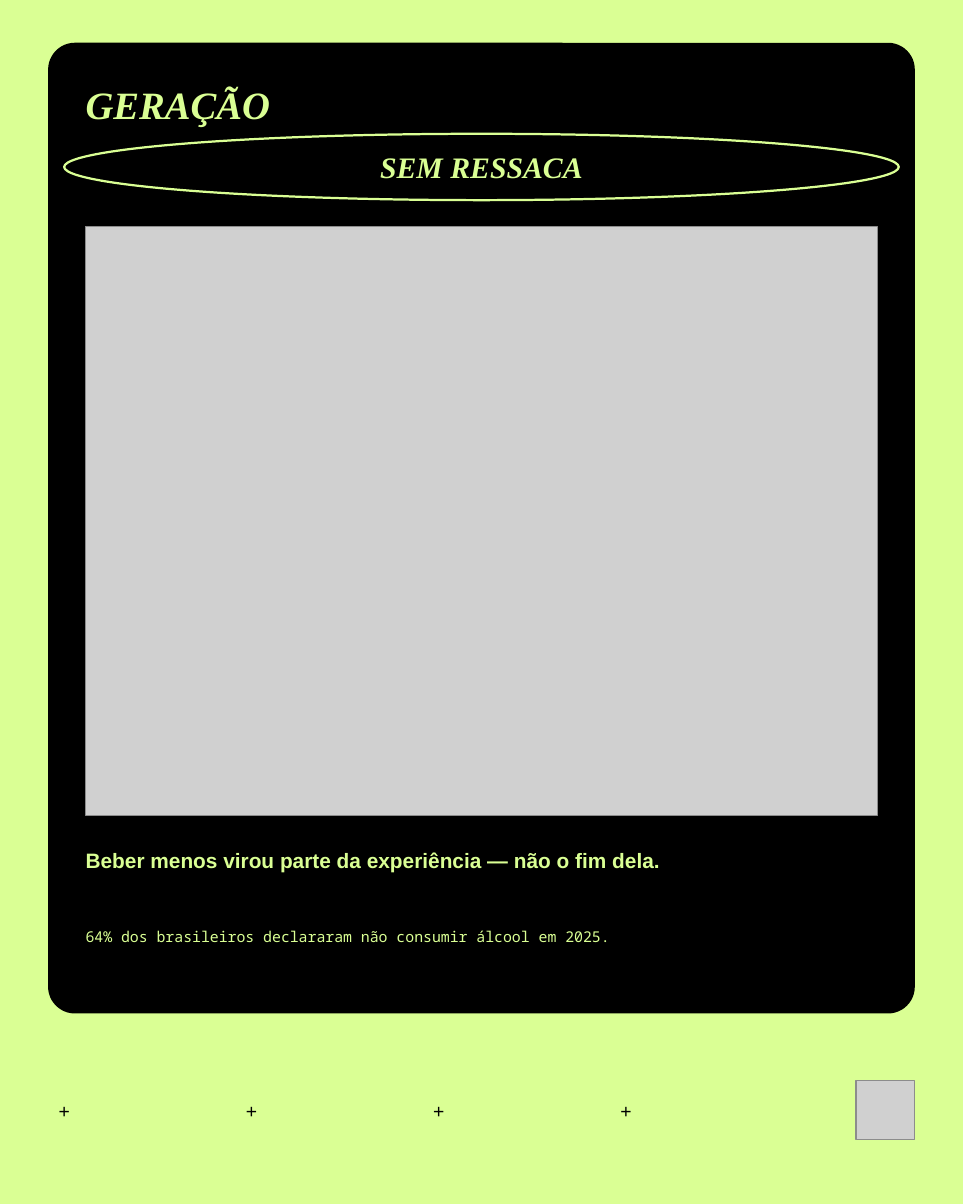
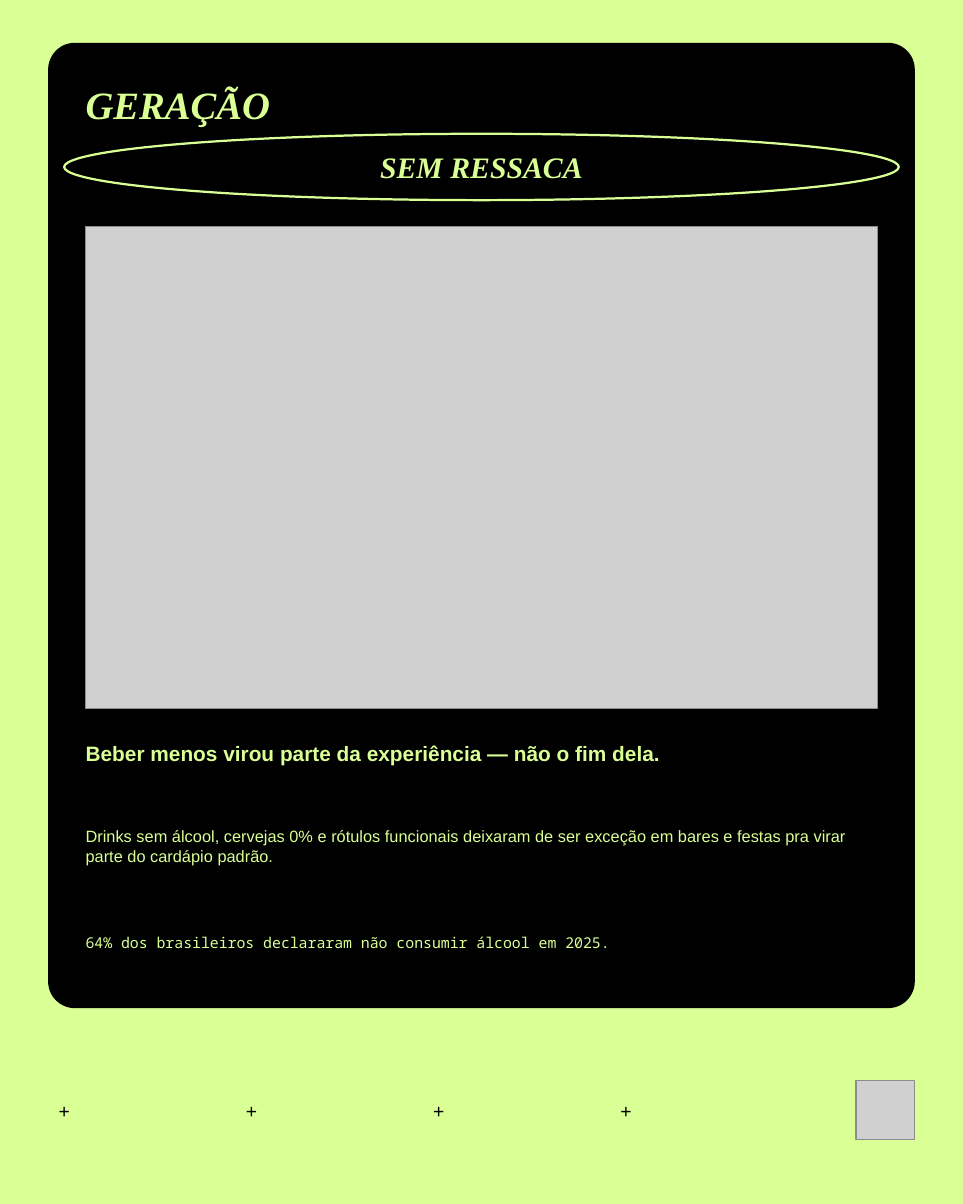
Before and after one commit to BiancaSchwanke/data-manipulation-exercises, a slide deck: slide 4 of entregas-agosto26/carrossel-instagram-agosto26.pptx. Drawn at 963x1204 pixels with LibreOffice and Linux fonts; fonts in the diff are those of the drawing; grey boxes stand for pictures. Boxes give left, top, right and bottom in pixels: in the first picture for what was removed or moved away, otherwise in the second. Text is boxed around its words. In the diff, an @@ line names an element or a change of style, - is before the commit and + after.

```diff
--- a/entregas-agosto26/carrossel-instagram-agosto26.pptx
+++ b/entregas-agosto26/carrossel-instagram-agosto26.pptx
@@ rounded rectangle: place and size @@
-rounded rectangle at (48, 43, 915, 1013)
+rounded rectangle at (48, 43, 915, 1008)
@@ picture: place and size @@
-picture at (86, 227, 877, 815)
+picture at (86, 227, 877, 708)
@@ text "Beber menos virou parte da ...": place and size @@
-text "Beber menos virou parte da ..." at (86, 852, 659, 873)
+text "Beber menos virou parte da ..." at (86, 745, 659, 766)
@@ text added at (86, 830, 846, 865), 11 pt, text #DAFF94 @@
+Drinks sem álcool, cervejas 0% e rótulos funcionais deixaram de ser exceção em bares e festas pra virar parte do cardápio padrão.
@@ text "64% dos brasileiros declararam não ...": place and size @@
-text "64% dos brasileiros declararam não ..." at (86, 930, 609, 942)
+text "64% dos brasileiros declararam não ..." at (86, 936, 609, 948)
```
Also in this commit, not shown: 4 other slides changed.
